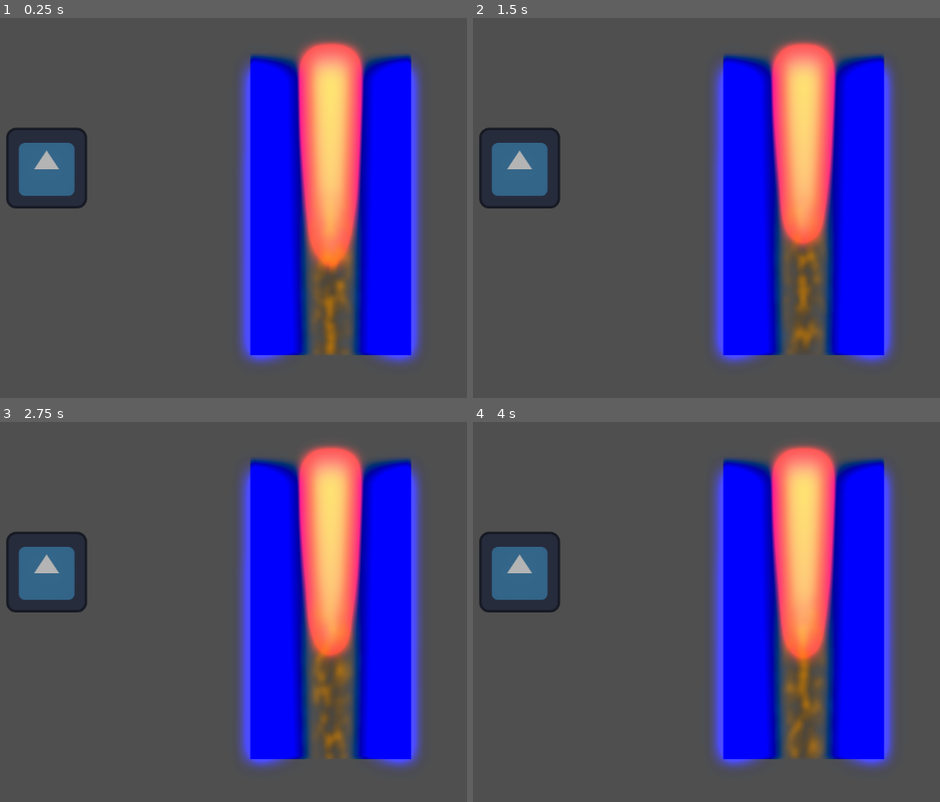
Above: before the commit, frames 1-4 (two rows, left to right).
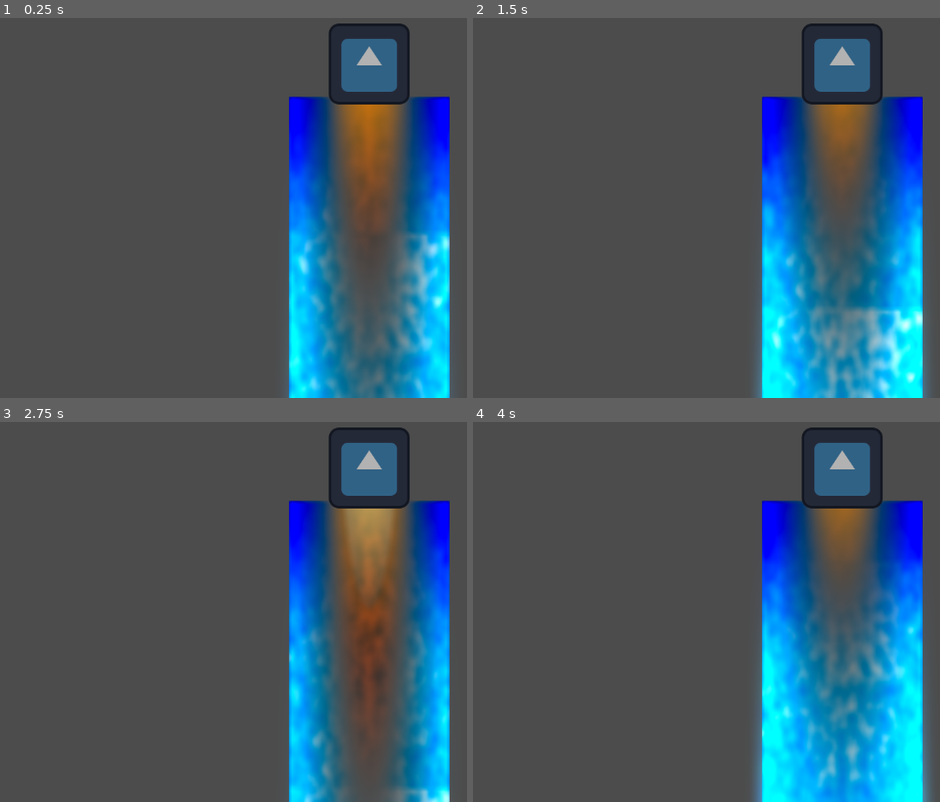
Above: after the commit, the same moments.

Repository: vignesh-j-shetty/rocketeffectpoc
Game: Godot game, scene res://main_scene.tscn
Two runs of this game, one before a commit and one after it. Both use one fixed random seed, a clock stepped at 60 frames per second and the inputs below. The engine's default icon, where the game draws it, is replaced by a stand-in: a white triangle on a blue panel in a dark square.
Inputs:
- Up to frame 1 (0.25 s): no input
- Up to frame 2 (1.5 s): hold Up (ui_up) 0.53-1.28 s; hold Down (ui_down) from 1.28 s (still down)
- Up to frame 3 (2.75 s): release Down (ui_down) at 2.03 s; hold Up (ui_up) from 2.03 s (still down)
- Up to frame 4 (4 s): release Up (ui_up) at 3.53 s; hold Down (ui_down) from 3.53 s (still down)

The runs differ from the first frame. In frame 1, 44% of the frame differs, in the area x 1-97%, y 1-100%; in frame 2, 45%; in frame 3, 43%; in frame 4, 45%, in the area x 1-99%, y 1-100%.

Commit message:
better effect implmented

Diff:
--- a/RocketEffect.gdshader
+++ b/RocketEffect.gdshader
@@ -5,11 +5,12 @@
 
 uniform vec3 yellow_color: source_color;
 uniform vec3 orange_color: source_color;
-uniform float effect_speed = 0.1;
+uniform vec3 smoke_color: source_color;
+uniform float effect_speed = 2.8;
 
 
 // Height controls
-uniform float flame_height = 1.2;
+uniform float flame_height = 1.0;
 
 float ellipse(vec2 coord, float a, float b) {
 	float x2 = pow(coord.x - 0.5, 2.0);
@@ -23,31 +24,33 @@
 	return mix(2.0 * base * blend + base * base * (1.0 - 2.0 * blend), sqrt(base) * (2.0 * blend - 1.0) + (2.0 * base) * (1.0 - blend), limit);
 }
 
+vec3 soft_light_v(vec3 base, vec3 blend){
+	vec3 limit = step(0.5, blend);
+	return mix(2.0 * base * blend + base * base * (1.0 - 2.0 * blend), sqrt(base) * (2.0 * blend - 1.0) + (2.0 * base) * (1.0 - blend), limit);
+}
+
+
 float get_flame_noise(vec2 uv) {
 	float noise1 = texture(noise_tex1, vec2(uv.x, uv.y - TIME * effect_speed)).r;
-	float noise2 = texture(noise_tex1, vec2(uv.x, uv.y - TIME * effect_speed)).r;
+	float noise2 = texture(noise_tex2, vec2(uv.x, uv.y - TIME * effect_speed)).r;
 	float smoke = soft_light(noise1, noise2);
 	return smoke;
 }
 
 
 void fragment() {
-	float main_flame = ellipse(UV, 0.15, flame_height);
+	float main_flame = ellipse(UV, 0.25, flame_height);
+	float smoke_flame = ellipse(UV, 0.25, flame_height + 0.4);
 	vec3 color = orange_color;
-	if(main_flame < 0.7) {
+	if(main_flame < (flame_height - 0.5)) {
 		color = yellow_color;
-	} else if(main_flame > 0.7 && main_flame < 0.9) {
-		float s = smoothstep(0.1, 0.3, main_flame);
-		color = mix(yellow_color, orange_color, s);
 	}
 
-	float smoke_mix_factor = smoothstep(0.4, 0.7, UV.y);
-	float x_blend = smoothstep(0.0, 0.25, abs(UV.x - 0.5));
-	smoke_mix_factor = mix(smoke_mix_factor, 0.0, x_blend);
-	float flame = get_flame_noise(UV);
-	color = mix(color, orange_color * flame, smoke_mix_factor);
-	float bottom_fade = smoothstep(0.0, 0.1, UV.y);
-	float alpha = mix(1.0 - main_flame, flame, smoke_mix_factor) * bottom_fade;
-	COLOR.rgb = color;
+	float alpha = 1.0 - smoke_flame;
+	vec3 smoke = smoke_color * get_flame_noise(UV);
+	float smoke_mix_factor = smoothstep(0.4, 1.2, 1.0 - UV.y);
+	vec3 mixed_smoke = mix(smoke, color, smoke_mix_factor);
+
+	COLOR.rgb = mixed_smoke;
 	COLOR.a = alpha;
 }
--- a/main_scene.tscn
+++ b/main_scene.tscn
@@ -9,39 +9,37 @@
 [sub_resource type="Environment" id="Environment_pepoh"]
 background_mode = 3
 glow_enabled = true
-glow_intensity = 1.22
-glow_strength = 1.19
-glow_bloom = 0.05
+glow_intensity = 1.85
+glow_strength = 1.38
 glow_blend_mode = 0
-glow_hdr_threshold = 0.8
-glow_hdr_scale = 1.22
 
-[sub_resource type="FastNoiseLite" id="FastNoiseLite_ig27o"]
+[sub_resource type="FastNoiseLite" id="FastNoiseLite_pif4h"]
 noise_type = 3
 frequency = 0.0295
 
-[sub_resource type="NoiseTexture2D" id="NoiseTexture2D_v8lox"]
-noise = SubResource("FastNoiseLite_ig27o")
+[sub_resource type="NoiseTexture2D" id="NoiseTexture2D_qv2x3"]
+noise = SubResource("FastNoiseLite_pif4h")
 
-[sub_resource type="FastNoiseLite" id="FastNoiseLite_v1yr8"]
+[sub_resource type="FastNoiseLite" id="FastNoiseLite_ffcvf"]
 noise_type = 3
-frequency = 0.002
+frequency = 0.001
 
-[sub_resource type="NoiseTexture2D" id="NoiseTexture2D_860rl"]
-noise = SubResource("FastNoiseLite_v1yr8")
+[sub_resource type="NoiseTexture2D" id="NoiseTexture2D_7twf4"]
+noise = SubResource("FastNoiseLite_ffcvf")
 
 [sub_resource type="ShaderMaterial" id="ShaderMaterial_tuprg"]
 shader = ExtResource("1_kblq5")
-shader_parameter/yellow_color = Color(113.298, 0.72549, 0.207843, 1)
-shader_parameter/orange_color = Color(0.92549, 0.552941, 0.0156863, 1)
-shader_parameter/effect_speed = 1.0
-shader_parameter/flame_height = 1.2
-shader_parameter/noise_tex1 = SubResource("NoiseTexture2D_v8lox")
-shader_parameter/noise_tex2 = SubResource("NoiseTexture2D_860rl")
+shader_parameter/yellow_color = Color(0.941176, 0.780392, 0.396078, 1)
+shader_parameter/orange_color = Color(0.988235, 0.564706, 0, 1)
+shader_parameter/smoke_color = Color(0.862745, 0.235294, 0, 1)
+shader_parameter/effect_speed = 1.8
+shader_parameter/flame_height = 1.0
+shader_parameter/noise_tex1 = SubResource("NoiseTexture2D_qv2x3")
+shader_parameter/noise_tex2 = SubResource("NoiseTexture2D_7twf4")
 
 [sub_resource type="ShaderMaterial" id="ShaderMaterial_fkvmp"]
 shader = ExtResource("4_uif7i")
-shader_parameter/sigma = 120.0
+shader_parameter/sigma = 30.0
 
 [node name="MainScene" type="Node2D"]
 script = ExtResource("1_1eqrk")
@@ -50,9 +48,9 @@
 environment = SubResource("Environment_pepoh")
 
 [node name="RocketEngine" type="Sprite2D" parent="."]
-modulate = Color(100, 0, 0, 1)
+modulate = Color(1.5, 1.5, 1.5, 1)
 material = SubResource("ShaderMaterial_tuprg")
-position = Vector2(602, 341)
+position = Vector2(663, 411)
 scale = Vector2(1.98438, 3.74219)
 texture = ExtResource("2_5u1f7")
 script = ExtResource("4_5d3g6")
@@ -65,5 +63,5 @@
 
 [node name="Icon" type="Sprite2D" parent="."]
 modulate = Color(0.698039, 0.698039, 0.698039, 1)
-position = Vector2(153, 284)
+position = Vector2(663, 119)
 texture = ExtResource("2_5u1f7")
--- a/rocket_engine.gd
+++ b/rocket_engine.gd
@@ -1,6 +1,12 @@
 extends Sprite2D
 
 var shader_material: ShaderMaterial
+
+var flame_height: float = 1.0
+const HEIGHT_MIN: float = 0.5
+const HEIGHT_MAX: float = 1.4
+const HEIGHT_STEP: float = 0.05
+
 # Called when the node enters the scene tree for the first time.
 func _ready() -> void:
 	shader_material = self.material as ShaderMaterial
@@ -8,5 +14,13 @@
 
 # Called every frame. 'delta' is the elapsed time since the previous frame.
 func _process(_delta: float) -> void:
-	var h = lerp(1.45, 1.6, randf())
-	shader_material.set_shader_parameter("flame_height", h)
+	var flicker = randf() * 0.09 - 0.25
+	var dynamic_height = clamp(flame_height + flicker, HEIGHT_MIN, HEIGHT_MAX)
+	shader_material.set_shader_parameter("flame_height", dynamic_height)
+	_process_input()
+
+func _process_input() -> void:
+	if Input.is_action_pressed("ui_up"):
+		flame_height = clamp(flame_height + HEIGHT_STEP, HEIGHT_MIN, HEIGHT_MAX)
+	elif Input.is_action_pressed("ui_down"):
+		flame_height = clamp(flame_height - HEIGHT_STEP, HEIGHT_MIN, HEIGHT_MAX)
